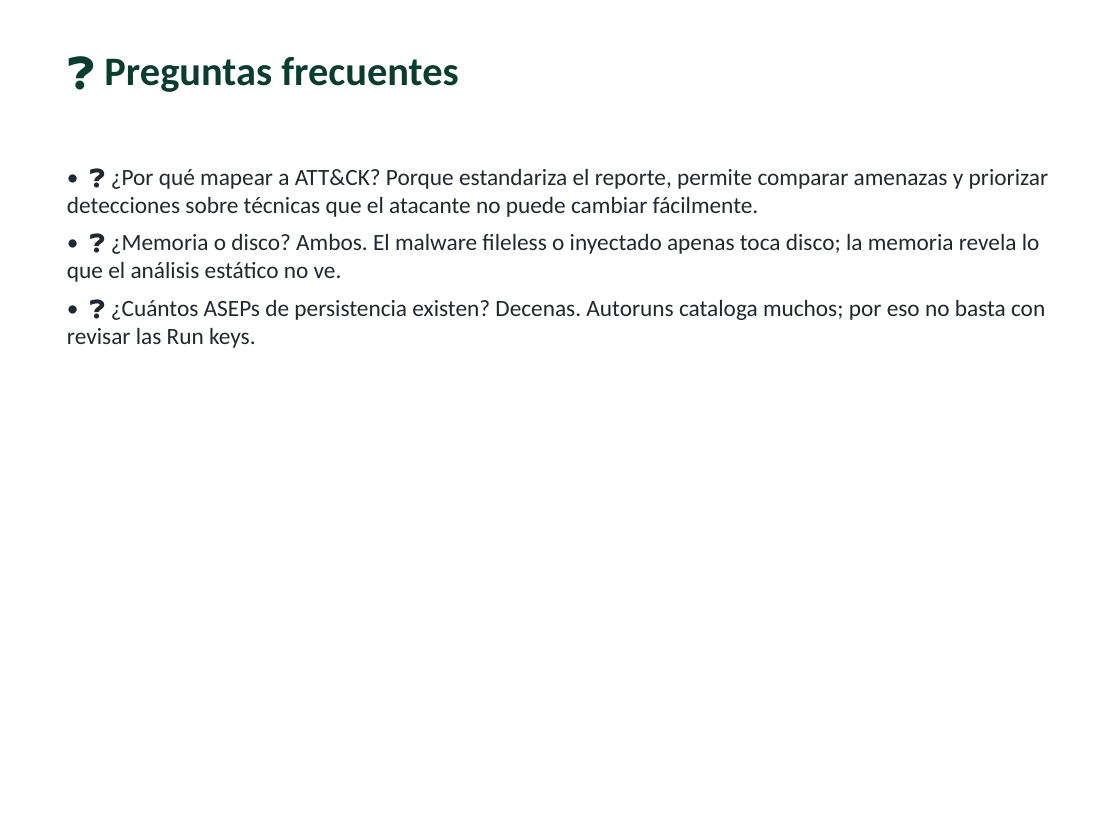
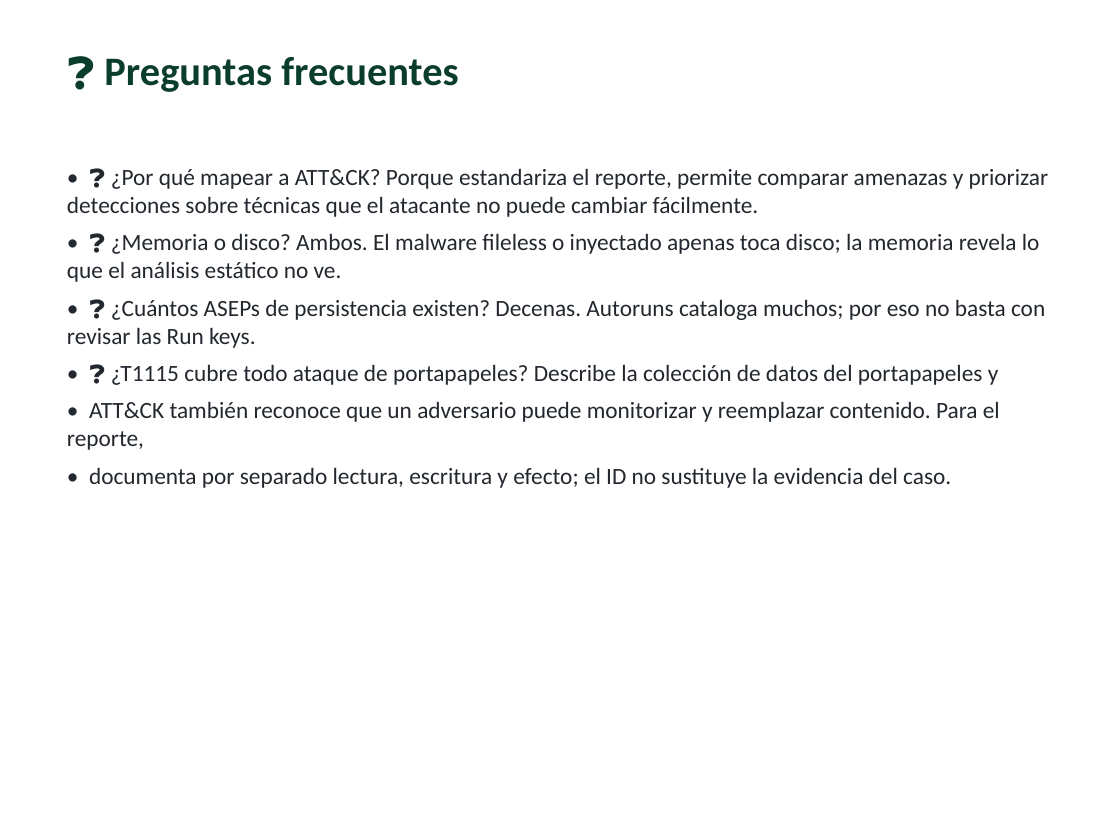
Before and after one commit to vladimiracunadev-create/modern-cybersecurity-program, a slide deck: slide 13 of classes/parte-6-analisis-de-malware/148-analisis-de-comportamiento/clase-148-presentacion.pptx. Drawn at 1120x840 pixels with LibreOffice and Linux fonts; fonts in the diff are those of the drawing. Boxes give left, top, right and bottom in pixels: in the first picture for what was removed or moved away, otherwise in the second. Text is boxed around its words. In the diff, an @@ line names an element or a change of style, - is before the commit and + after.

```diff
--- a/classes/parte-6-analisis-de-malware/148-analisis-de-comportamiento/clase-148-presentacion.pptx
+++ b/classes/parte-6-analisis-de-malware/148-analisis-de-comportamiento/clase-148-presentacion.pptx
@@ text at <box>67,364,1000,488</box>: paragraphs added @@
+• ❓ ¿T1115 cubre todo ataque de portapapeles? Describe la colección de datos del portapapeles y
+• ATT&CK también reconoce que un adversario puede monitorizar y reemplazar contenido. Para el reporte,
+• documenta por separado lectura, escritura y efecto; el ID no sustituye la evidencia del caso.
```
Also in this commit, not shown: 6 other slides changed, 40 other files.
